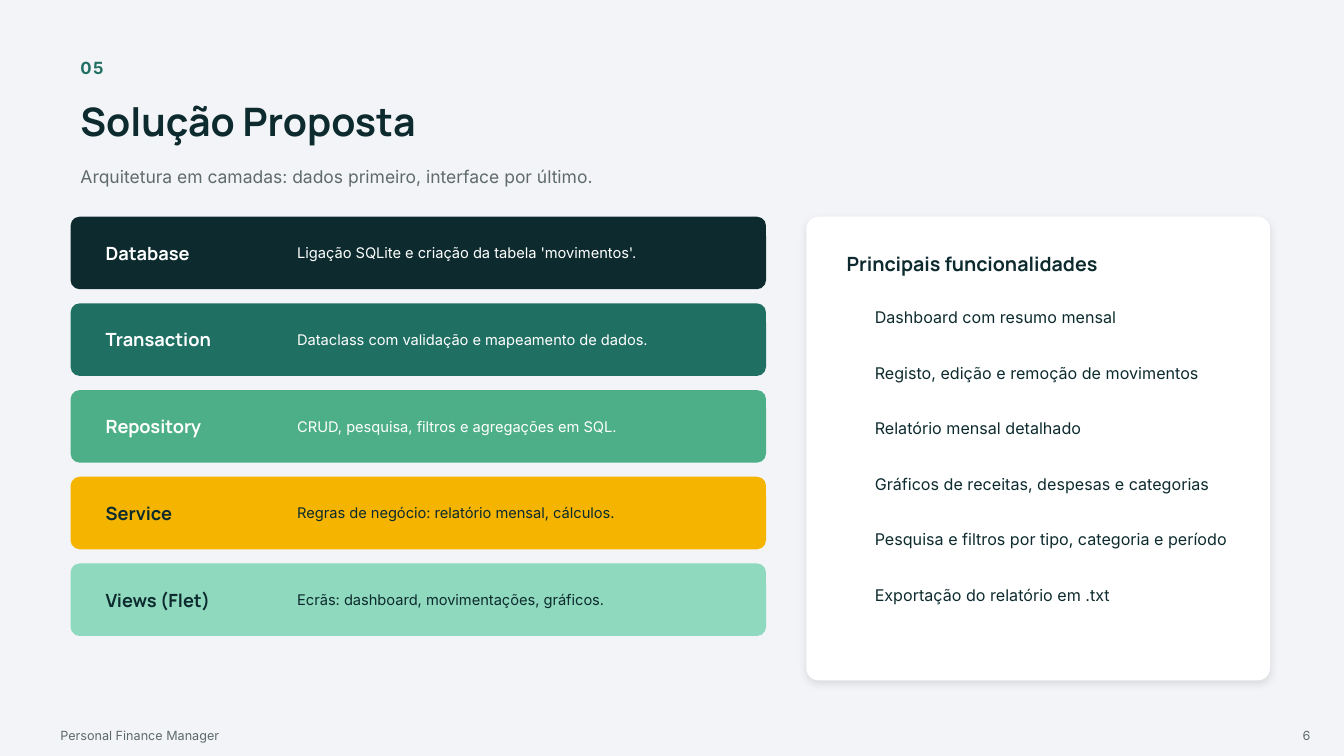
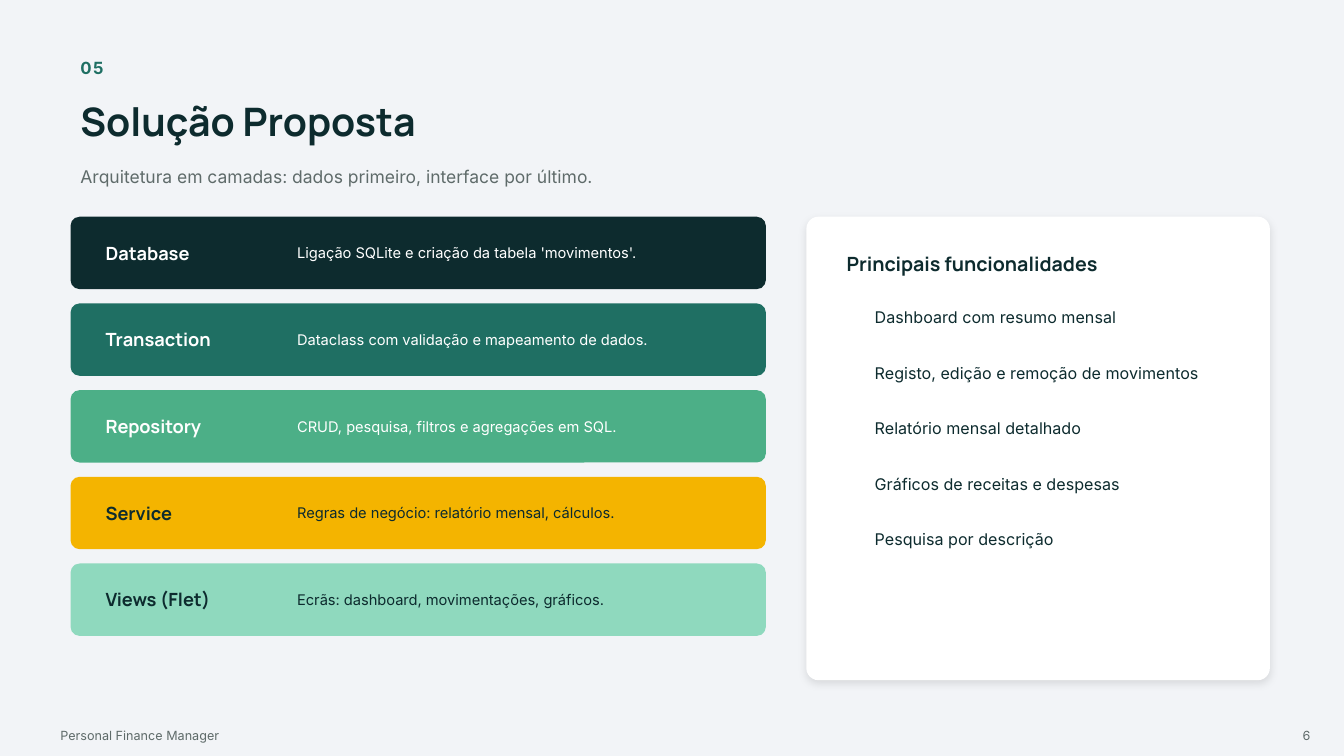
Before and after one commit to esmeraldafonseca/personal-finance-manager, a slide deck: slide 6 of src/assets/PersonalFinanceManager_Apresentacao .pptx. Drawn at 1344x756 pixels with LibreOffice and Linux fonts; fonts in the diff are those of the drawing. Boxes give left, top, right and bottom in pixels: in the first picture for what was removed or moved away, otherwise in the second. Text is boxed around its words. In the diff, an @@ line names an element or a change of style, - is before the commit and + after.

```diff
--- a/src/assets/PersonalFinanceManager_Apresentacao .pptx
+++ b/src/assets/PersonalFinanceManager_Apresentacao .pptx
@@ text at <box>875,477,1119,494</box>: text changed @@
-Gráficos de receitas, despesas e categorias
+Gráficos de receitas e despesas
@@ text at <box>875,533,1053,549</box>: text changed @@
-Pesquisa e filtros por tipo, categoria e período
+Pesquisa por descrição
@@ text removed at <box>875,588,1109,605</box> @@
-Exportação do relatório em .txt
```
Also in this commit, not shown: 5 other slides changed, 2 slides added.
